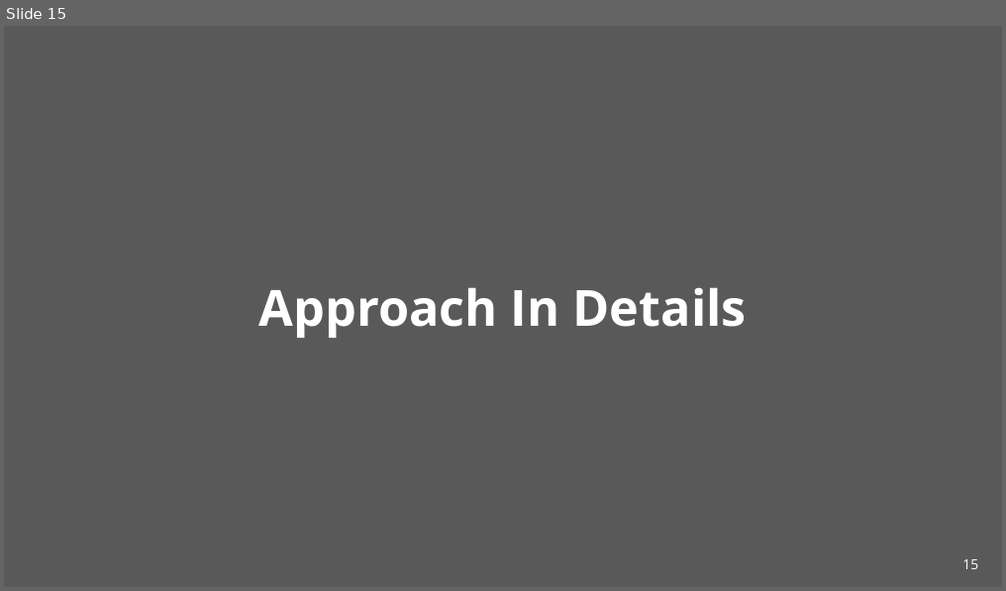
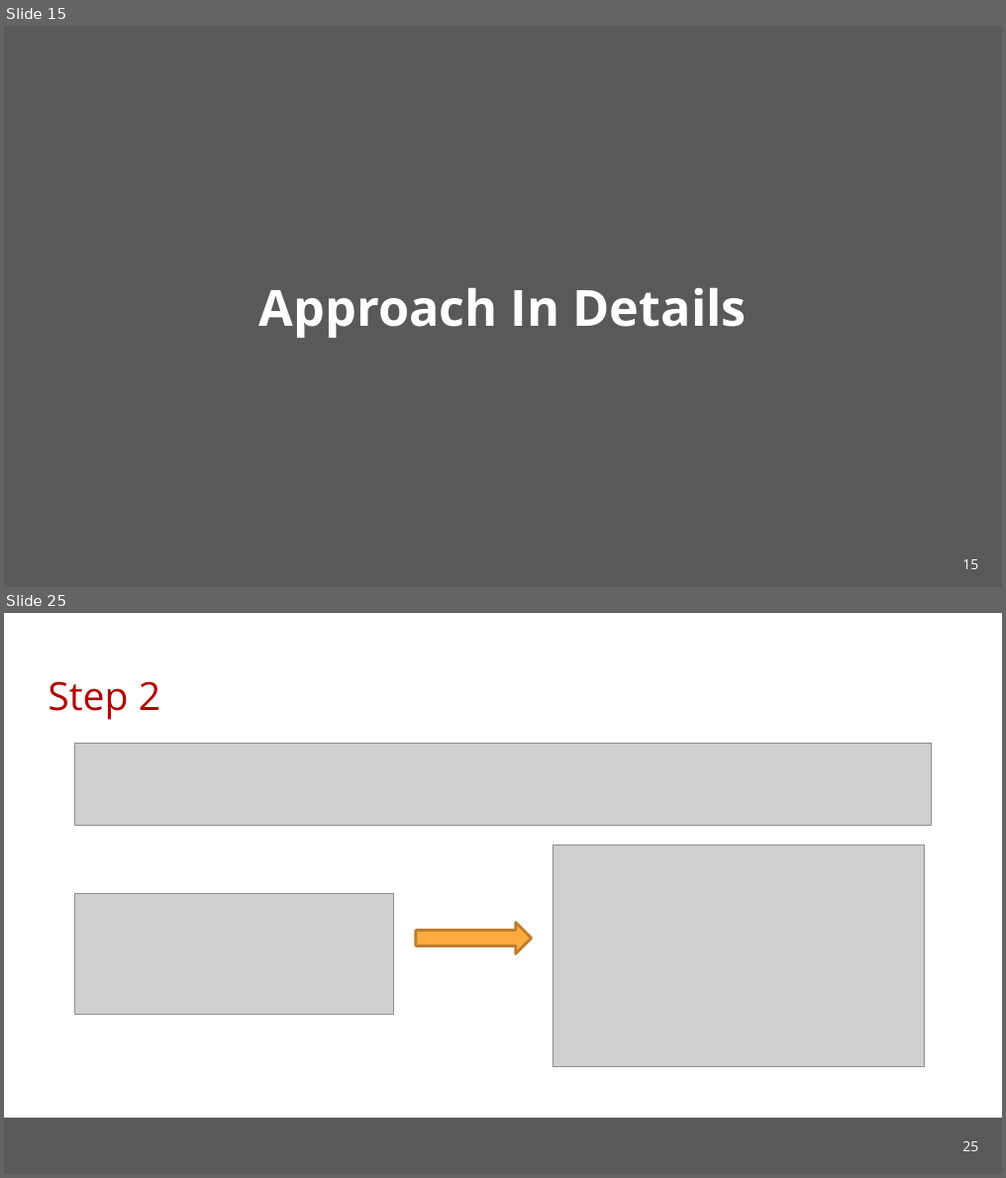
Before and after one commit to cmu-soda/Robustness, a slide deck: Robustness.pptx. Shown one above the other, each under a label of ours: slide 15 before the commit, slides 15 and 25 after it; the slides between them are not shown. The pictures are 1006x591 and 1006x1178 pixels, drawn with LibreOffice and Linux fonts; fonts in the diff are those of the drawing; grey boxes stand for pictures; background and template pictures are left out. Boxes give left, top, right and bottom in pixels: in the first picture for what was removed or moved away, otherwise in the second. Text is boxed around its words. In the diff, an @@ line names an element or a change of style, - is before the commit and + after.

```diff
--- a/Robustness.pptx
+++ b/Robustness.pptx
@@ slide 25 added at (4,613,1002,1174), background #FFFFFF @@
@@ title added at (48,681,160,720), 28 pt, text #AE0000 @@
+Step 2
@@ picture added at (75,744,931,827) @@
@@ picture added at (552,845,924,1067) @@
@@ picture added at (75,893,393,1014) @@
@@ right arrow added at (416,922,532,954), fill #FFAB40, outline #BD7F2F 2 pt @@
@@ rectangle added at (4,1118,1002,1173), fill #595959 @@
@@ page number added at (962,1142,978,1152), 10 pt, text #FFFFFF @@
+25
```
Also in this commit, not shown: 6 slides changed, 8 other slides added, 1 slide removed.
